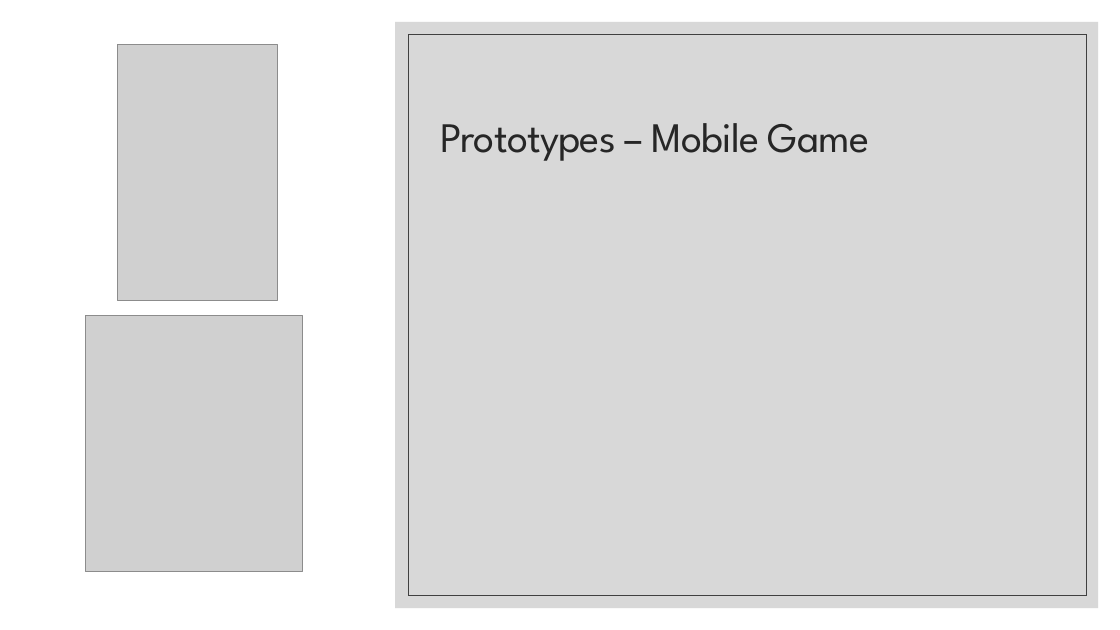
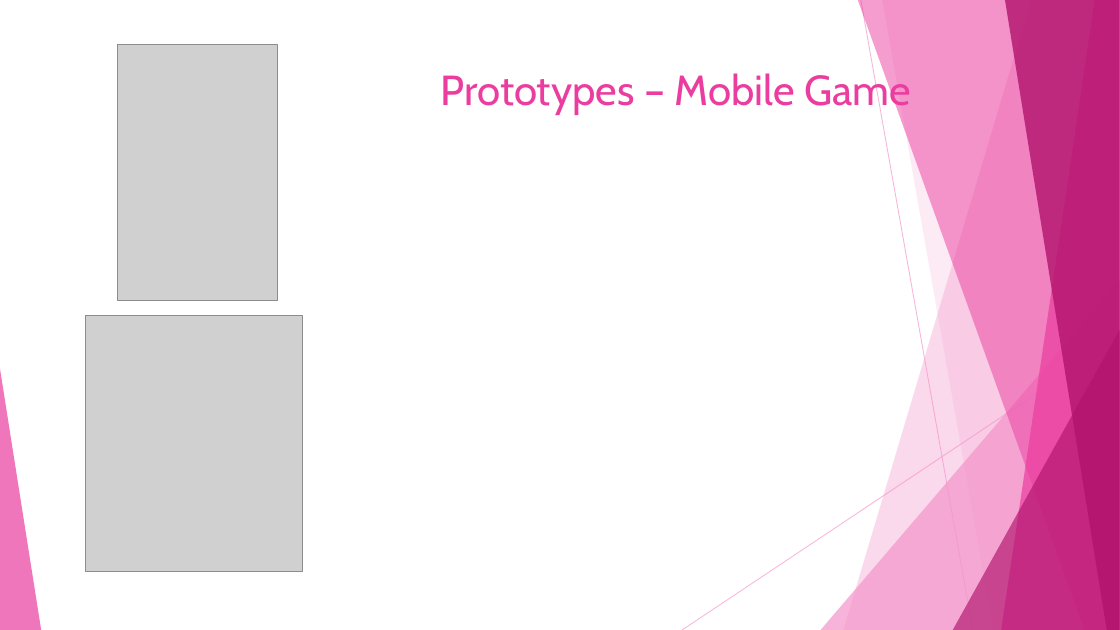
Before and after one commit to alexandraburress/488GroupProject, a slide deck: slide 6 of SchoolReport/Mobile Wizard Dress-Up Game.pptx. Drawn at 1120x630 pixels with LibreOffice and Linux fonts; fonts in the diff are those of the drawing; grey boxes stand for pictures. Boxes give left, top, right and bottom in pixels: in the first picture for what was removed or moved away, otherwise in the second. Text is boxed around its words. In the diff, an @@ line names an element or a change of style, - is before the commit and + after.

```diff
--- a/SchoolReport/Mobile Wizard Dress-Up Game.pptx
+++ b/SchoolReport/Mobile Wizard Dress-Up Game.pptx
@@ rectangle removed at [0, 0, 1120, 630] @@
@@ rectangle removed at [395, 22, 1098, 608] @@
@@ rectangle removed at [408, 34, 1086, 596] @@
@@ title "Prototypes – Mobile Game" at [441, 70, 911, 115]: font League Spartan to Cabin, text colour #262626 to #EB3D9F, letter spacing -0.7 to 0 pt; line spacing 0.9 to 1; vertical alignment middle to top @@
@@ group added at [0, 0, 1120, 630]: 5 freeform shapes, 3 triangles, 2 lines @@
```
Also in this commit, not shown: 13 other slides changed, 1 other file.
